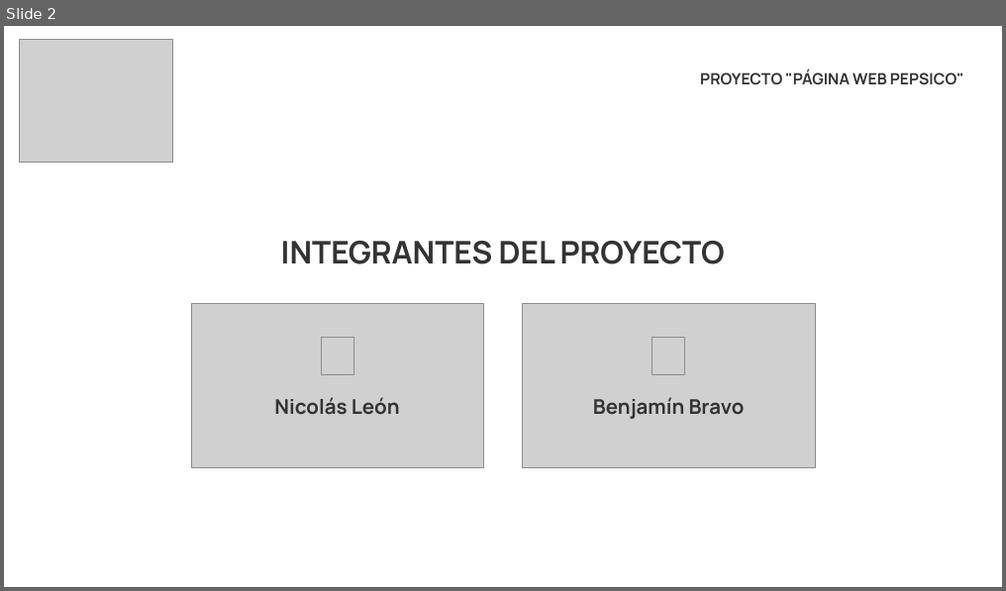
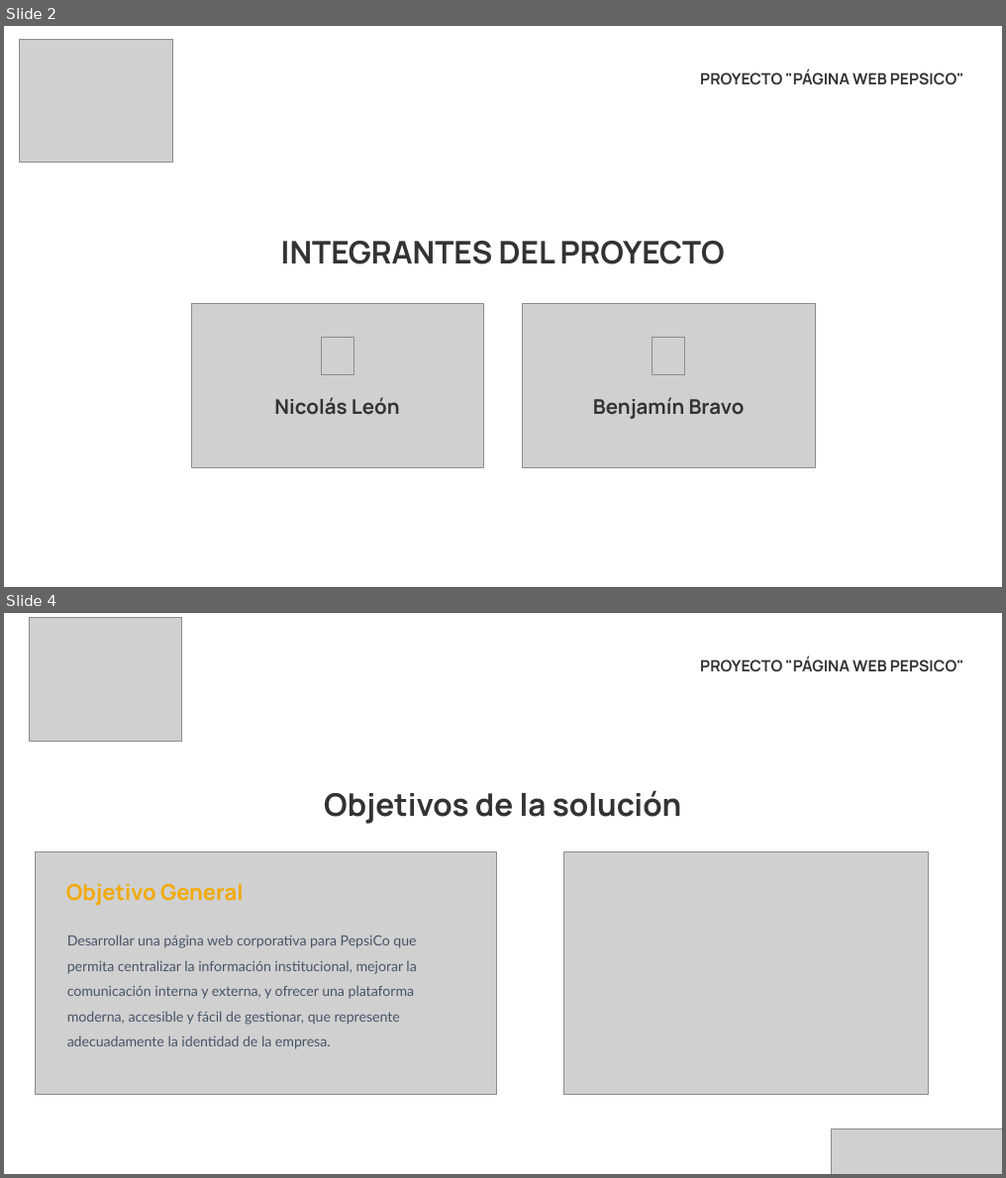
Before and after one commit to benbravo23/Capstone, a slide deck: Fase 3/Evidencias Grupales/Presentacion_Final_Del_Proyecto.pptx. Shown one above the other, each under a label of ours: slide 2 before the commit, slides 2 and 4 after it; the slides between them are not shown. The pictures are 1006x591 and 1006x1178 pixels, drawn with LibreOffice and Linux fonts; fonts in the diff are those of the drawing; grey boxes stand for pictures. Boxes give left, top, right and bottom in pixels: in the first picture for what was removed or moved away, otherwise in the second. Text is boxed around its words. In the diff, an @@ line names an element or a change of style, - is before the commit and + after.

```diff
--- a/Fase 3/Evidencias Grupales/Presentacion_Final_Del_Proyecto.pptx
+++ b/Fase 3/Evidencias Grupales/Presentacion_Final_Del_Proyecto.pptx
@@ slide 4 added at box(4, 613, 1002, 1174), background #FFFFFF @@
@@ picture added at box(29, 618, 182, 741) @@
@@ text added at box(700, 657, 964, 672), 15 pt, text #333333, bold @@
+PROYECTO "PÁGINA WEB PEPSICO"
@@ text added at box(324, 790, 682, 824), 30 pt, text #333333, bold @@
+Objetivos de la solución
@@ picture added at box(36, 852, 497, 1094) @@
@@ picture added at box(564, 852, 929, 1094) @@
@@ text added at box(66, 883, 243, 906), 21 pt, text #F2A900, bold @@
+Objetivo General
@@ text added at box(67, 935, 416, 1050), 13.5 pt, text #475569 @@
+Desarrollar una página web corporativa para PepsiCo que permita centralizar la información institucional, mejorar la comunicación interna y externa, y ofrecer una plataforma moderna, accesible y fácil de gestionar, que represente adecuadamente la identidad de la empresa.
@@ picture added at box(832, 1129, 1002, 1174) @@
```
Also in this commit, not shown: 5 slides changed, 1 other slide added, 9 slides removed.
